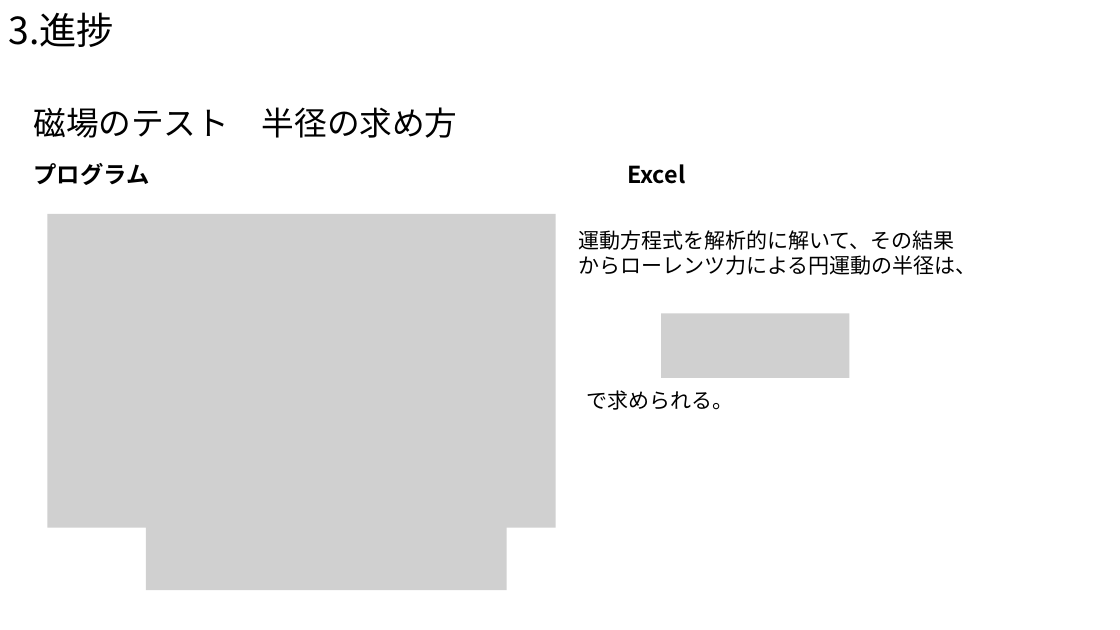
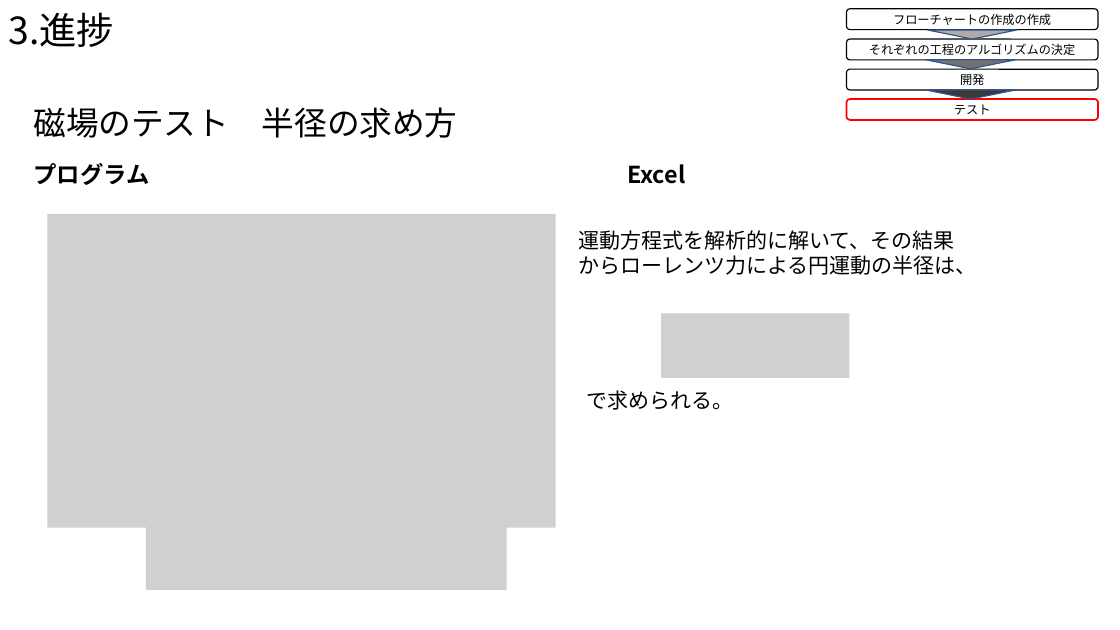
Before and after one commit to Takeuchi-yuya/Ksimulation, a slide deck: slide 12 of docs/中間発表.pptx (slide 13 before the commit). Drawn at 1120x630 pixels with LibreOffice and Linux fonts; fonts in the diff are those of the drawing; grey boxes stand for pictures. Boxes give left, top, right and bottom in pixels: in the first picture for what was removed or moved away, otherwise in the second. Text is boxed around its words. In the diff, an @@ line names an element or a change of style, - is before the commit and + after.

```diff
--- a/docs/中間発表.pptx
+++ b/docs/中間発表.pptx
@@ group added at (847,8,1098,120): 4 rounded rectangles, 3 down arrows @@
+フローチャートの作成の作成
+それぞれの工程のアルゴリズムの決定
+開発
+テスト
```
Also in this commit, not shown: 9 other slides changed, 1 other file.
